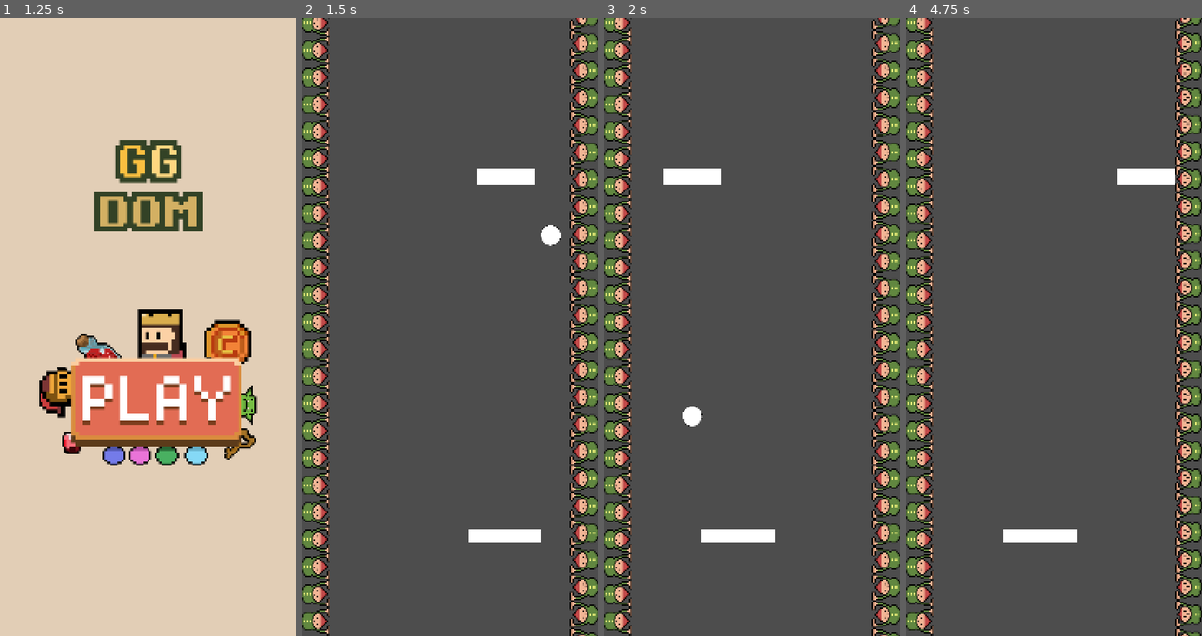
Above: before the commit, frames 1-4 (left to right).
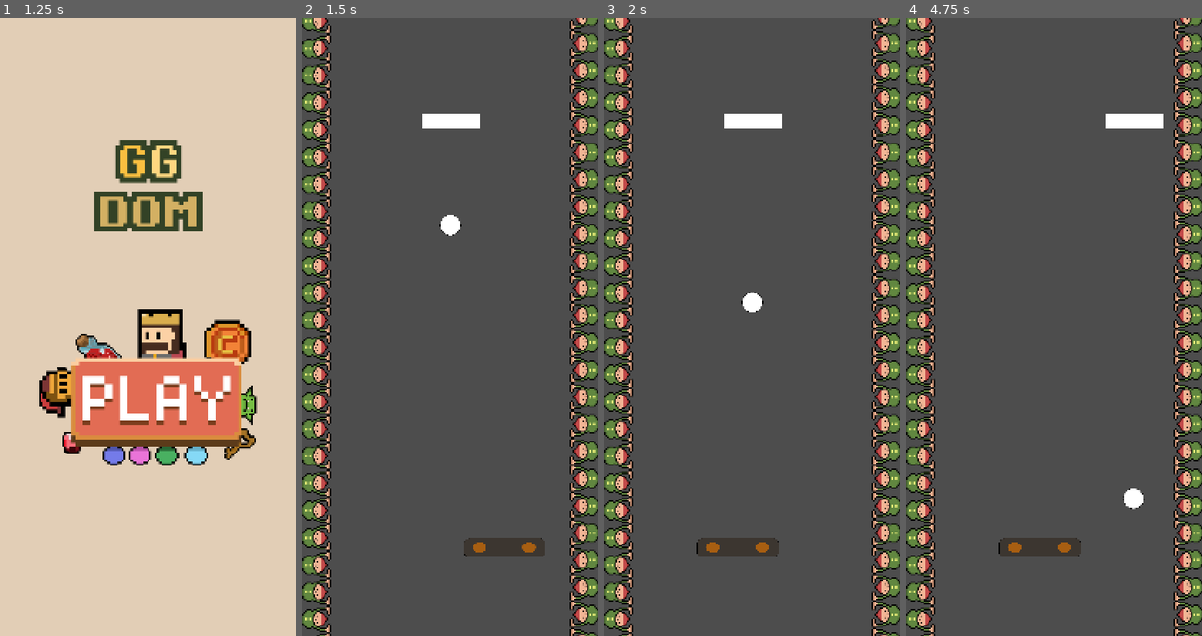
Above: after the commit, the same moments.

Repository: edseguu/gameRandom
Game: Godot game, scene res://start.tscn
Same seed, same stepped clock (60 frames per second), same inputs: the game is played once before the commit and once after it.
Inputs (mouse positions are in pixels of both pictures, inside the frame that each line leads up to):
- Up to frame 1 (1.25 s): move the mouse to (133, 450) at 0.52 s; click (133, 450) at 0.67 s
- Up to frame 2 (1.5 s): drag from (538, 419) to (435, 450) at 1.27 s
- Up to frame 3 (2 s): no input
- Up to frame 4 (4.75 s): move the mouse to (965, 234) at 2.02 s; click (965, 234) at 2.17 s; drag from (1068, 327) to (1110, 178) at 2.77 s; move the mouse to (1009, 172) at 3.52 s; click (1009, 172) at 3.67 s; drag from (1119, 296) to (1054, 48) at 4.27 s

Frame 1 is identical in both runs. In frame 2, 7.9% of the frame differs, in the area x 0-88%, y 0-100%; in frame 3, 7.9%; in frame 4, 12%, in the area x 0-100%, y 0-100%.

Commit message:
[ping-pong] Se añade paredIzquierda y sprite de player

Diff:
--- a/PingPong/pelota.gd
+++ b/PingPong/pelota.gd
@@ -1,6 +1,7 @@
 extends RigidBody2D
 const FUERZA_IMPULSO_JUGADOR = 2200.0
 @onready var spriteParedDerecha = $"../RigidParedDerecha/ParedDerecha/Sprite2D"
+@onready var spriteParedIzquierda = $"..//RigidParedIzquierda/ParedIzquierda/Sprite2D"
 var textura_normal = preload("res://assets/ping_pong/wall.png")
 var textura_estado = preload("res://assets/ping_pong/wallState.png")
 
@@ -61,3 +62,11 @@
 
 func _on_area_2d_pared_derecha_body_exited(body: Node2D) -> void:
 	spriteParedDerecha.texture = textura_normal
+
+
+func _on_area_2d_pared_izquierda_body_entered(body: Node2D) -> void:
+	spriteParedIzquierda.texture = textura_estado
+
+
+func _on_area_2d_pared_izquierda_body_exited(body: Node2D) -> void:
+	spriteParedIzquierda.texture = textura_normal
--- a/ping_pong.tscn
+++ b/ping_pong.tscn
@@ -6,6 +6,7 @@
 [ext_resource type="Script" uid="uid://c4m51tnvs1re8" path="res://PingPong/PelotaArea2D.gd" id="1_y4i01"]
 [ext_resource type="Script" uid="uid://ba0bbna7n43rk" path="res://PingPong/player.gd" id="3_4mbhn"]
 [ext_resource type="Script" uid="uid://celr4qjbrv55d" path="res://PingPong/controll_ui_player.gd" id="5_k4svs"]
+[ext_resource type="Texture2D" uid="uid://cmys6jcpi15wp" path="res://assets/ping_pong/player.png" id="6_j747b"]
 [ext_resource type="Script" uid="uid://bd2oab7e2whb3" path="res://PingPong/enemy.gd" id="6_ubp5t"]
 [ext_resource type="Script" uid="uid://dae5pb6r51712" path="res://PingPong/area_enemy.gd" id="8_1b3ln"]
 [ext_resource type="Texture2D" uid="uid://smjwmrcbep7f" path="res://assets/ping_pong/wall.png" id="8_70da3"]
@@ -22,10 +23,8 @@
 radius = 24.0832
 
 [sub_resource type="CapsuleShape2D" id="CapsuleShape2D_1b3ln"]
-radius = 42.5
-height = 248.311
-
-[sub_resource type="CanvasTexture" id="CanvasTexture_8jiyw"]
+radius = 57.5
+height = 281.419
 
 [sub_resource type="CanvasTexture" id="CanvasTexture_4mbhn"]
 
@@ -33,6 +32,8 @@
 radius = 24.2989
 height = 154.7
 
+[sub_resource type="CanvasTexture" id="CanvasTexture_8jiyw"]
+
 [sub_resource type="RectangleShape2D" id="RectangleShape2D_ubp5t"]
 size = Vector2(147.283, 52.7633)
 
@@ -44,15 +45,21 @@
 
 [sub_resource type="RectangleShape2D" id="RectangleShape2D_1b3ln"]
 size = Vector2(29.6835, 20)
+
+[sub_resource type="RectangleShape2D" id="RectangleShape2D_j747b"]
+size = Vector2(67, 1601)
+
+[sub_resource type="RectangleShape2D" id="RectangleShape2D_qjqrq"]
+size = Vector2(70, 1606)
 
 [node name="PingPong" type="Node2D"]
 script = ExtResource("1_xpy1r")
 metadata/_edit_horizontal_guides_ = [1596.0]
 
 [node name="Pelota" type="RigidBody2D" parent="."]
-position = Vector2(431, 407)
+position = Vector2(360, 492)
 collision_layer = 2
-collision_mask = 5
+collision_mask = 13
 mass = 0.001
 physics_material_override = SubResource("PhysicsMaterial_k4svs")
 continuous_cd = 1
@@ -74,20 +81,20 @@
 shape = SubResource("CircleShape2D_yyq7h")
 
 [node name="player" type="CharacterBody2D" parent="."]
-position = Vector2(360, 1255)
+position = Vector2(360, 1285)
 scale = Vector2(0.724898, 0.4)
-collision_mask = 4
+collision_mask = 12
 script = ExtResource("3_4mbhn")
 
 [node name="CollisionShape2D" type="CollisionShape2D" parent="player"]
-position = Vector2(3.09944e-05, -3.0756e-05)
+position = Vector2(1.37949, -3.0756e-05)
 rotation = 1.5708
 shape = SubResource("CapsuleShape2D_1b3ln")
 
 [node name="Sprite2D" type="Sprite2D" parent="player"]
-position = Vector2(-3.05176e-05, 3.05176e-05)
-scale = Vector2(245.552, 80.0004)
-texture = SubResource("CanvasTexture_8jiyw")
+position = Vector2(1.37951, -0.000141144)
+scale = Vector2(0.552919, 0.799317)
+texture = ExtResource("6_j747b")
 
 [node name="Controll_player" type="CanvasLayer" parent="player"]
 
@@ -97,18 +104,19 @@
 anchor_top = 1.0
 anchor_right = 1.0
 anchor_bottom = 1.0
-offset_left = 49.0
-offset_top = -669.0
-offset_right = -70.0
+offset_left = 85.0
+offset_top = -668.0
+offset_right = -34.0
+offset_bottom = 1.0
 grow_horizontal = 2
 grow_vertical = 0
 texture = SubResource("CanvasTexture_4mbhn")
 script = ExtResource("5_k4svs")
 
 [node name="Enemy" type="CharacterBody2D" parent="."]
-position = Vector2(360, 382)
+position = Vector2(361, 247)
 scale = Vector2(0.943761, 0.720197)
-collision_mask = 5
+collision_mask = 13
 script = ExtResource("6_ubp5t")
 
 [node name="CollisionShape2D" type="CollisionShape2D" parent="Enemy"]
@@ -132,19 +140,6 @@
 scale = Vector2(0.999999, 1)
 shape = SubResource("RectangleShape2D_ubp5t")
 
-[node name="RigidParedIzquierda" type="StaticBody2D" parent="."]
-position = Vector2(29, 796)
-rotation = -3.14159
-collision_layer = 4
-
-[node name="ParedIzquierda" type="CollisionShape2D" parent="RigidParedIzquierda"]
-position = Vector2(-3, 1.33276e-05)
-shape = SubResource("RectangleShape2D_4mbhn")
-
-[node name="Sprite2D" type="Sprite2D" parent="RigidParedIzquierda/ParedIzquierda"]
-rotation = -1.57079
-texture = ExtResource("8_70da3")
-
 [node name="RigidParedDerecha" type="StaticBody2D" parent="."]
 position = Vector2(687, 794)
 collision_layer = 4
@@ -174,6 +169,24 @@
 [node name="Sprite2D" type="Sprite2D" parent="AreaEnemy"]
 self_modulate = Color(0.12053, 0.328386, 0.227096, 0.760784)
 scale = Vector2(-0.0461726, 0.174439)
+
+[node name="RigidParedIzquierda" type="StaticBody2D" parent="."]
+position = Vector2(10, 1)
+collision_layer = 8
+
+[node name="ParedIzquierda" type="CollisionShape2D" parent="RigidParedIzquierda"]
+position = Vector2(23.5, 790.5)
+shape = SubResource("RectangleShape2D_j747b")
+
+[node name="Sprite2D" type="Sprite2D" parent="RigidParedIzquierda/ParedIzquierda"]
+rotation = 1.57079
+texture = ExtResource("8_70da3")
+
+[node name="Area2DParedIzquierda" type="Area2D" parent="RigidParedIzquierda"]
+
+[node name="CollisionShape2D" type="CollisionShape2D" parent="RigidParedIzquierda/Area2DParedIzquierda"]
+position = Vector2(25, 793)
+shape = SubResource("RectangleShape2D_qjqrq")
 
 [connection signal="body_entered" from="Pelota" to="Pelota" method="_on_body_entered"]
 [connection signal="body_entered" from="Pelota" to="Enemy" method="_on_pelota_body_entered"]
@@ -183,3 +196,5 @@
 [connection signal="body_entered" from="RigidParedDerecha/Area2DParedDerecha" to="Pelota" method="_on_area_2d_pared_derecha_body_entered"]
 [connection signal="body_exited" from="RigidParedDerecha/Area2DParedDerecha" to="Pelota" method="_on_area_2d_pared_derecha_body_exited"]
 [connection signal="body_entered" from="AreaEnemy" to="AreaEnemy" method="_on_body_entered"]
+[connection signal="body_entered" from="RigidParedIzquierda/Area2DParedIzquierda" to="Pelota" method="_on_area_2d_pared_izquierda_body_entered"]
+[connection signal="body_exited" from="RigidParedIzquierda/Area2DParedIzquierda" to="Pelota" method="_on_area_2d_pared_izquierda_body_exited"]
Binary file added: assets/ping_pong/player.png
Not shown, added: assets/ping_pong/player.png.import
Not shown: 1 places in ping_pong.tscn that only renumber resources
